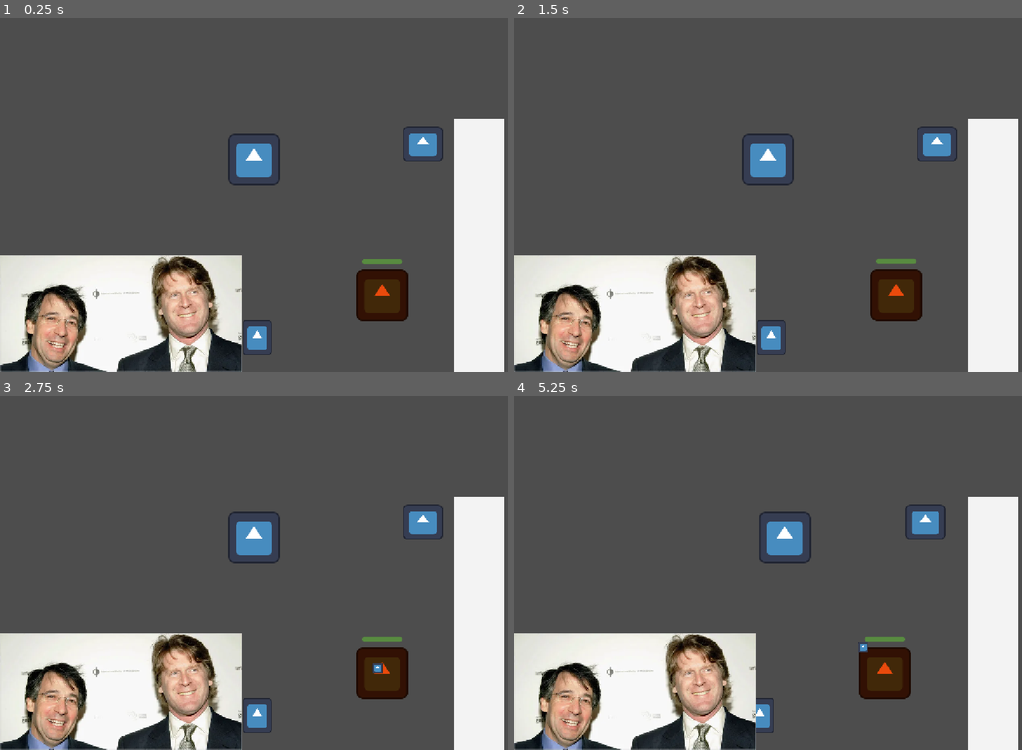
Above: before the commit, frames 1-4 (two rows, left to right).
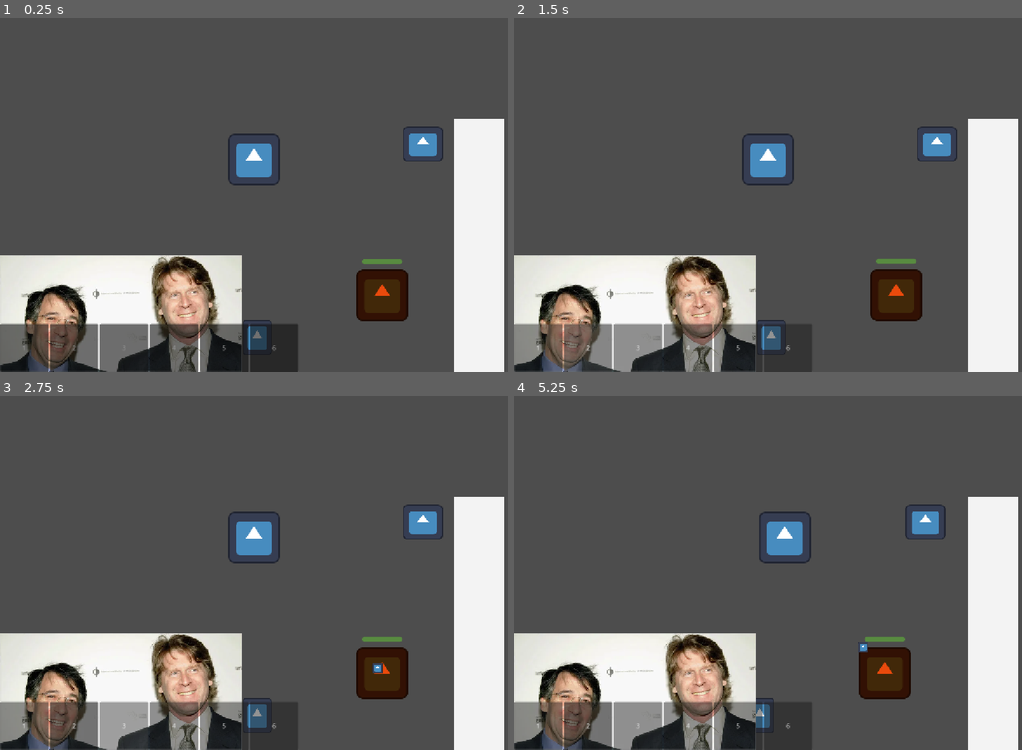
Above: after the commit, the same moments.

Repository: atlanticbomber/CranberryJam_Skeleton-fight
Game: Godot game, scene res://Scenes/temp.tscn
Same seed, same stepped clock (60 frames per second), same inputs: the game is played once before the commit and once after it. This scene is started directly instead of the project's main scene. The engine's default icon, where the game draws it, is replaced by a stand-in: a white triangle on a blue panel in a dark square.
Inputs (mouse positions are in pixels of both pictures, inside the frame that each line leads up to):
- Up to frame 1 (0.25 s): no input
- Up to frame 2 (1.5 s): click (539, 347) at 0.5 s, where only the run after the commit has a clickable "1"; click (590, 347) at 1.25 s, where only the run after the commit has a clickable "2"
- Up to frame 3 (2.75 s): click (121, 725) at 2 s, where only the run after the commit has a clickable "3"
- Up to frame 4 (5.25 s): click (686, 725) at 2.75 s, where only the run after the commit has a clickable "4"; click (737, 725) at 3.5 s, where only the run after the commit has a clickable "5"; click (788, 725) at 4.25 s, where only the run after the commit has a clickable "6"; tap Enter (ui_accept) at 5 s; move the mouse to (879, 516) at 5.02 s; hold D (right) from 5.03 s (still down); click (879, 516) at 5.1 s

The runs differ from the first frame. In frame 1, 6.4% of the frame differs, in the area x 0-59%, y 86-100%; in frame 2, 6.2%; in frame 3, 6.2%; in frame 4, 6.3%.

Commit message:
slot UI works

Diff:
--- /dev/null
+++ b/the-legend-of-sir-skelebones/Resources/Weapon/BasicHammer.tres
@@ -0,0 +1,15 @@
+[gd_resource type="Resource" script_class="WeaponResource" format=3 uid="uid://dq44832xpejvv"]
+
+[ext_resource type="Script" uid="uid://dk5vp3u7drp0r" path="res://Resources/Weapon/WeaponResource.gd" id="1_2f5tw"]
+
+[sub_resource type="CapsuleShape2D" id="CapsuleShape2D_g2lqx"]
+radius = 200.0
+height = 450.0
+
+[resource]
+script = ExtResource("1_2f5tw")
+shape = SubResource("CapsuleShape2D_g2lqx")
+towardsCenter = -5.0
+delay = 1.0
+damage = 20.0
+metadata/_custom_type_script = "uid://dk5vp3u7drp0r"
--- a/the-legend-of-sir-skelebones/Resources/Weapon/BasicSword.tres
+++ b/the-legend-of-sir-skelebones/Resources/Weapon/BasicSword.tres
@@ -3,8 +3,8 @@
 [ext_resource type="Script" uid="uid://dk5vp3u7drp0r" path="res://Resources/Weapon/WeaponResource.gd" id="1_g2lqx"]
 
 [sub_resource type="CapsuleShape2D" id="CapsuleShape2D_g2lqx"]
-radius = 150.0
-height = 300.0
+radius = 180.0
+height = 360.0
 
 [resource]
 script = ExtResource("1_g2lqx")
--- a/the-legend-of-sir-skelebones/Scenes/game_ui.tscn
+++ b/the-legend-of-sir-skelebones/Scenes/game_ui.tscn
@@ -3,6 +3,9 @@
 [ext_resource type="Texture2D" uid="uid://dsx7skilbkojs" path="res://Sprites/26getty.600.webp" id="1_gek4i"]
 [ext_resource type="Script" uid="uid://brtbvvs3hvk6y" path="res://Scripts/game_ui.gd" id="1_xjnnq"]
 [ext_resource type="Texture2D" uid="uid://b4rnt26mmj1ck" path="res://Sprites/Demeter.png" id="2_bw2rt"]
+[ext_resource type="Script" uid="uid://dk5vp3u7drp0r" path="res://Resources/Weapon/WeaponResource.gd" id="2_gjn1n"]
+[ext_resource type="Resource" uid="uid://dfbkjyrsa3b0k" path="res://Resources/Weapon/BasicSword.tres" id="3_1t2s1"]
+[ext_resource type="Resource" uid="uid://dq44832xpejvv" path="res://Resources/Weapon/BasicHammer.tres" id="3_gjn1n"]
 
 [node name="GameUI" type="Control" unique_id=2109985960]
 layout_mode = 3
@@ -12,15 +15,8 @@
 grow_horizontal = 2
 grow_vertical = 2
 script = ExtResource("1_xjnnq")
-
-[node name="Slots" type="HBoxContainer" parent="." unique_id=1450178203]
-layout_mode = 1
-anchors_preset = 2
-anchor_top = 1.0
-anchor_bottom = 1.0
-offset_top = -40.0
-offset_right = 40.0
-grow_vertical = 0
+slots = Array[ExtResource("2_gjn1n")]([ExtResource("3_gjn1n"), ExtResource("3_1t2s1"), null, null, null, null])
+metadata/_edit_horizontal_guides_ = [1058.0, 943.0]
 
 [node name="Health" type="TextureProgressBar" parent="." unique_id=1900385450]
 layout_mode = 1
@@ -32,6 +28,52 @@
 grow_vertical = 0
 value = 100.0
 texture_progress = ExtResource("1_gek4i")
+
+[node name="Slots" type="HBoxContainer" parent="." unique_id=1450178203]
+layout_mode = 1
+anchors_preset = 2
+anchor_top = 1.0
+anchor_bottom = 1.0
+offset_top = -40.0
+offset_right = 40.0
+grow_vertical = 0
+
+[node name="Slot1" type="Button" parent="Slots" unique_id=465299921]
+self_modulate = Color(0.6255971, 0.6255971, 0.6255971, 1)
+custom_minimum_size = Vector2(120, 120)
+layout_mode = 2
+text = "1"
+
+[node name="Slot2" type="Button" parent="Slots" unique_id=133616671]
+self_modulate = Color(0.6255971, 0.6255971, 0.6255971, 1)
+custom_minimum_size = Vector2(120, 120)
+layout_mode = 2
+text = "2
+"
+
+[node name="Slot3" type="Button" parent="Slots" unique_id=363928294]
+self_modulate = Color(0.6255971, 0.6255971, 0.6255971, 1)
+custom_minimum_size = Vector2(120, 120)
+layout_mode = 2
+text = "3"
+
+[node name="Slot4" type="Button" parent="Slots" unique_id=1318166530]
+self_modulate = Color(0.6255971, 0.6255971, 0.6255971, 1)
+custom_minimum_size = Vector2(120, 120)
+layout_mode = 2
+text = "4"
+
+[node name="Slot5" type="Button" parent="Slots" unique_id=423079741]
+self_modulate = Color(0.6255971, 0.6255971, 0.6255971, 1)
+custom_minimum_size = Vector2(120, 120)
+layout_mode = 2
+text = "5"
+
+[node name="Slot6" type="Button" parent="Slots" unique_id=706677918]
+self_modulate = Color(0.6255971, 0.6255971, 0.6255971, 1)
+custom_minimum_size = Vector2(120, 120)
+layout_mode = 2
+text = "6"
 
 [node name="Demeter" type="TextureProgressBar" parent="." unique_id=936041329]
 layout_mode = 1
--- a/the-legend-of-sir-skelebones/Scenes/skelebro.tscn
+++ b/the-legend-of-sir-skelebones/Scenes/skelebro.tscn
@@ -2,7 +2,6 @@
 
 [ext_resource type="Script" uid="uid://5bri47mbg5di" path="res://Scripts/Skelebro.gd" id="1_hodaq"]
 [ext_resource type="Texture2D" uid="uid://ckxqyruq7xd7r" path="res://icon.svg" id="1_qu763"]
-[ext_resource type="Resource" uid="uid://dfbkjyrsa3b0k" path="res://Resources/Weapon/BasicSword.tres" id="2_fn4k1"]
 [ext_resource type="AudioStream" uid="uid://dcbrnwyq1bl5n" path="res://Sounds/SFX/TempSmack.mp3" id="3_851mo"]
 
 [sub_resource type="CapsuleShape2D" id="CapsuleShape2D_l4euk"]
@@ -15,7 +14,6 @@
 
 [node name="Skelebro" type="CharacterBody2D" unique_id=1342470513]
 script = ExtResource("1_hodaq")
-currentWeapon = ExtResource("2_fn4k1")
 
 [node name="Icon" type="Sprite2D" parent="." unique_id=537610508]
 texture = ExtResource("1_qu763")
--- a/the-legend-of-sir-skelebones/Scripts/STATS.gd
+++ b/the-legend-of-sir-skelebones/Scripts/STATS.gd
@@ -4,4 +4,6 @@
 var PlayerHP: float = MaxPlayerHP
 var Demeter: float = 100.0
 var PlayerLocation: Vector2 = Vector2(0,0)
+var currentActive: WeaponResource = load("res://Resources/Weapon/BasicSword.tres")
+signal weaponChange
 #signal PlayerHPChange(value:float)
--- a/the-legend-of-sir-skelebones/Scripts/Skelebro.gd
+++ b/the-legend-of-sir-skelebones/Scripts/Skelebro.gd
@@ -17,8 +17,8 @@
 @onready var weaponTimer: Timer = $WeaponCooldown
 
 func _ready() -> void:
-	weaponShape.shape = currentWeapon.shape
-	weaponShape.position.x = (currentWeapon.shape.height/2) - currentWeapon.towardsCenter
+	weaponChange()
+	Stats.connect("weaponChange",weaponChange)
 
 func _physics_process(_delta: float) -> void:
 	#Rolling stuff
@@ -54,12 +54,19 @@
 		await weaponTimer.timeout
 		for body in weaponRange.get_overlapping_bodies():
 			if body.has_method("EnemyDamage"):
-				var tempDmg = 10.0
 				$Attack.play()
-				body.EnemyDamage(tempDmg)
+				print(Stats.currentActive)
+				body.EnemyDamage(currentWeapon.damage)
 		weaponTimer.start(currentWeapon.cooldown)
 
 func takeDamage(damage:int):
 	if IFrames.is_stopped():
 		Stats.PlayerHP -= damage
 		IFrames.start(IFramesWaitTime)
+
+func weaponChange():
+	#print(Stats.currentActive)
+	await get_tree().create_timer(0.1).timeout
+	currentWeapon = Stats.currentActive
+	weaponShape.shape = currentWeapon.shape
+	weaponShape.position.x = (currentWeapon.shape.height/2) - currentWeapon.towardsCenter
--- a/the-legend-of-sir-skelebones/Scripts/game_ui.gd
+++ b/the-legend-of-sir-skelebones/Scripts/game_ui.gd
@@ -3,14 +3,45 @@
 @onready var HealthBar: TextureProgressBar = $Health
 @onready var Demeter: TextureProgressBar =  $Demeter
 
+@export var slots: Array[WeaponResource] = [null,null,null,null,null,null]
+var currentSlot: int = 0
+
 func _ready() -> void:
 	#connect("PlayerHPChange",HealthBarChange)
 	HealthBar.max_value = Stats.MaxPlayerHP
 	HealthBar.value = Stats.PlayerHP
+	Stats.currentActive = slots[0]
 
 func _process(_delta: float) -> void:
 	Demeter.value = Stats.Demeter
 	HealthBar.value = Stats.PlayerHP
 
+func _input(_event: InputEvent) -> void:
+	if Input.is_action_just_pressed("Slot1") or $Slots/Slot1.button_pressed:
+		if slots[0] != null and currentSlot != 0:
+			currentSlot = 0
+			Stats.currentActive = slots[0]
+			Stats.emit_signal("weaponChange")
+			#print("slot1",slots[0],Stats.currentActive)
+	elif Input.is_action_just_pressed("Slot2") or $Slots/Slot2.button_pressed:
+		if slots[1] != null and currentSlot != 1:
+			currentSlot = 1
+			Stats.currentActive = slots[1]
+			Stats.emit_signal("weaponChange")
+			#print("slot2",slots[1],Stats.currentActive)
+	elif Input.is_action_just_pressed("Slot3") or $Slots/Slot3.button_pressed:
+		if slots[2] != null and currentSlot != 2:
+			currentSlot = 2
+			Stats.currentActive = slots[2]
+			Stats.emit_signal("weaponChange")
+			#print("slot2",slots[1],Stats.currentActive)
+
+	for child in $Slots.get_children():
+		child.self_modulate = Color(1.0, 1.0, 1.0, 0.784)
+	$Slots.get_child(currentSlot).self_modulate = Color(1.0, 1.0, 1.0, 1.0)
+
+
+
+
 #func HealthBarChange(value: float):
 	#HealthBar.value = Stats.PlayerHP
--- a/the-legend-of-sir-skelebones/project.godot
+++ b/the-legend-of-sir-skelebones/project.godot
@@ -62,6 +62,24 @@
 "events": [Object(InputEventMouseButton,"resource_local_to_scene":false,"resource_name":"","device":-1,"window_id":0,"a …(259 unchanged characters)…
 ]
 }
+Slot1={
+"deadzone": 0.2,
+"events": [Object(InputEventKey,"resource_local_to_scene":false,"resource_name":"","device":-1,"window_id":0,"alt_pressed":false,"shift_pressed":false,"ctrl_pressed":false,"meta_pressed":false,"pressed":false,"keycode":0,"physical_keycode":49,"key_label":0,"unicode":49,"location":0,"echo":false,"script":null)
+, Object(InputEventKey,"resource_local_to_scene":false,"resource_name":"","device":-1,"window_id":0,"alt_pressed":false,"shift_pressed":false,"ctrl_pressed":false,"meta_pressed":false,"pressed":false,"keycode":0,"physical_keycode":44,"key_label":0,"unicode":44,"location":0,"echo":false,"script":null)
+]
+}
+Slot2={
+"deadzone": 0.2,
+"events": [Object(InputEventKey,"resource_local_to_scene":false,"resource_name":"","device":-1,"window_id":0,"alt_pressed":false,"shift_pressed":false,"ctrl_pressed":false,"meta_pressed":false,"pressed":false,"keycode":0,"physical_keycode":50,"key_label":0,"unicode":50,"location":0,"echo":false,"script":null)
+, Object(InputEventKey,"resource_local_to_scene":false,"resource_name":"","device":-1,"window_id":0,"alt_pressed":false,"shift_pressed":false,"ctrl_pressed":false,"meta_pressed":false,"pressed":false,"keycode":0,"physical_keycode":46,"key_label":0,"unicode":46,"location":0,"echo":false,"script":null)
+]
+}
+Slot3={
+"deadzone": 0.2,
+"events": [Object(InputEventKey,"resource_local_to_scene":false,"resource_name":"","device":-1,"window_id":0,"alt_pressed":false,"shift_pressed":false,"ctrl_pressed":false,"meta_pressed":false,"pressed":false,"keycode":0,"physical_keycode":51,"key_label":0,"unicode":51,"location":0,"echo":false,"script":null)
+, Object(InputEventKey,"resource_local_to_scene":false,"resource_name":"","device":-1,"window_id":0,"alt_pressed":false,"shift_pressed":false,"ctrl_pressed":false,"meta_pressed":false,"pressed":false,"keycode":0,"physical_keycode":47,"key_label":0,"unicode":47,"location":0,"echo":false,"script":null)
+]
+}
 
 [physics]
 
Binary file added: the-legend-of-sir-skelebones/Sprites/TempSlot.jpg
Not shown, added: the-legend-of-sir-skelebones/Sprites/TempSlot.jpg.import
